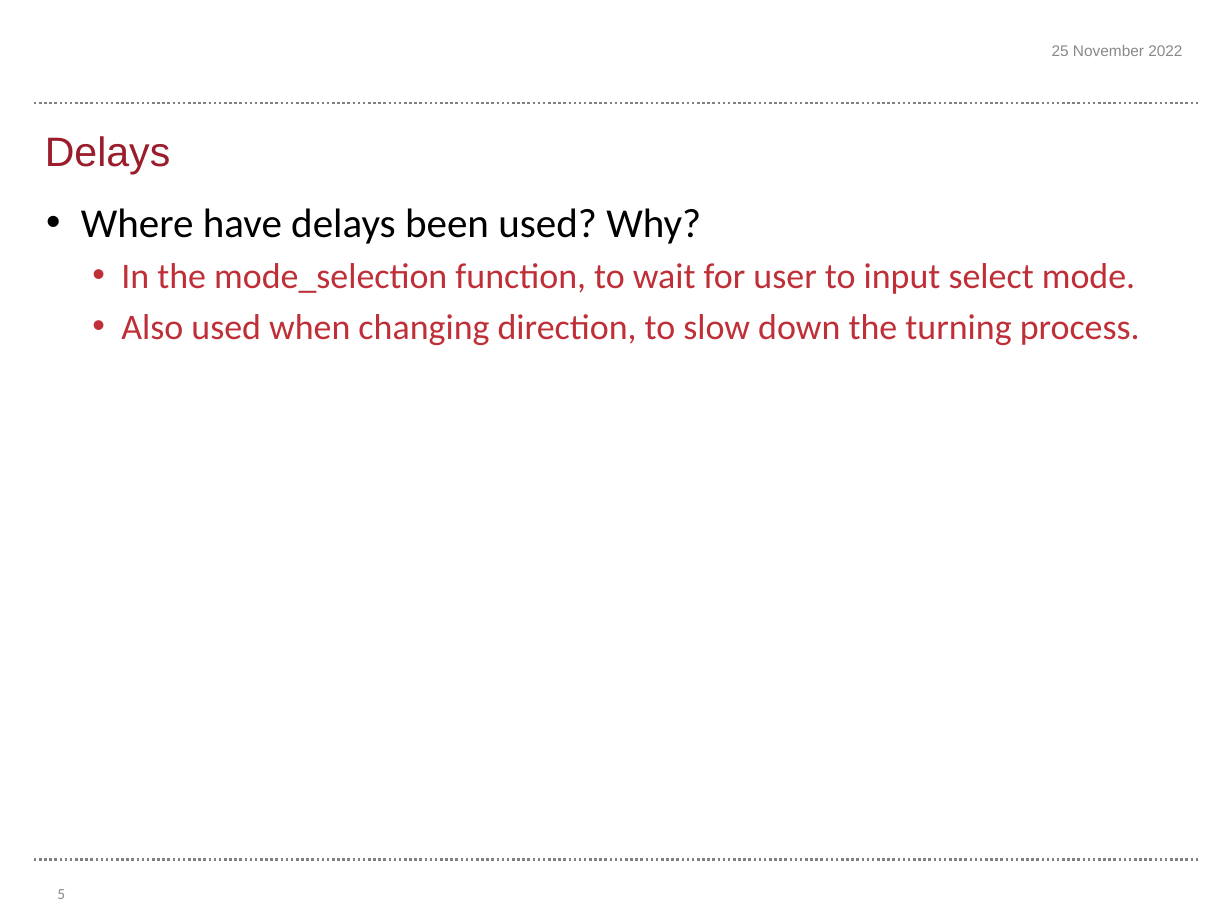
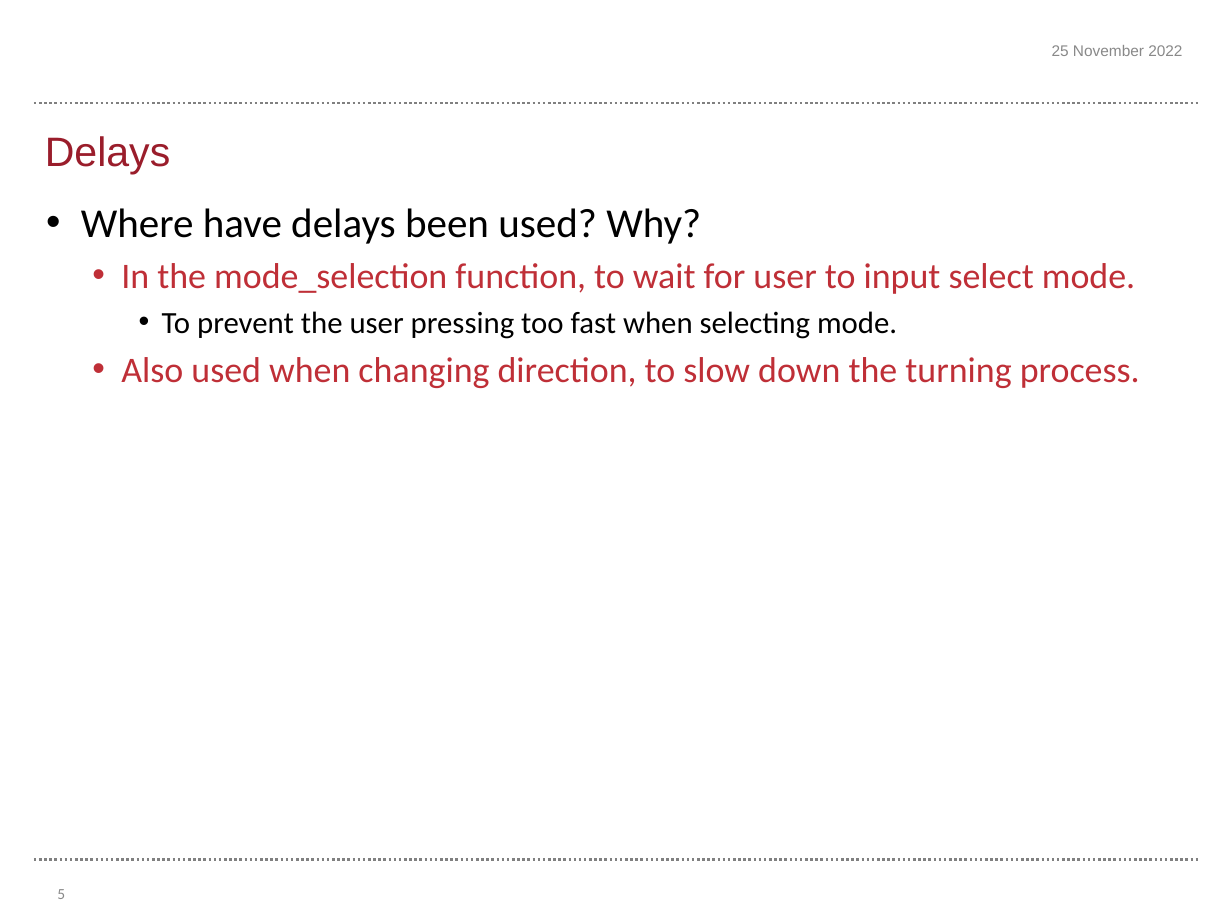
Before and after one commit to harryrrah0706/ERTS-Part-2-Task1-Final, a slide deck: slide 5 of Template final assessment - Task 1.pptx. Drawn at 1232x924 pixels with LibreOffice and Linux fonts; fonts in the diff are those of the drawing; background and template pictures are left out. Boxes give left, top, right and bottom in pixels: in the first picture for what was removed or moved away, otherwise in the second. Text is boxed around its words. In the diff, an @@ line names an element or a change of style, - is before the commit and + after.

```diff
--- a/Template final assessment - Task 1.pptx
+++ b/Template final assessment - Task 1.pptx
@@ text at [162, 311, 897, 339]: paragraph added @@
+    • To prevent the user pressing too fast when selecting mode.
```
Also in this commit, not shown: 1 other slide changed, 1 other file.
